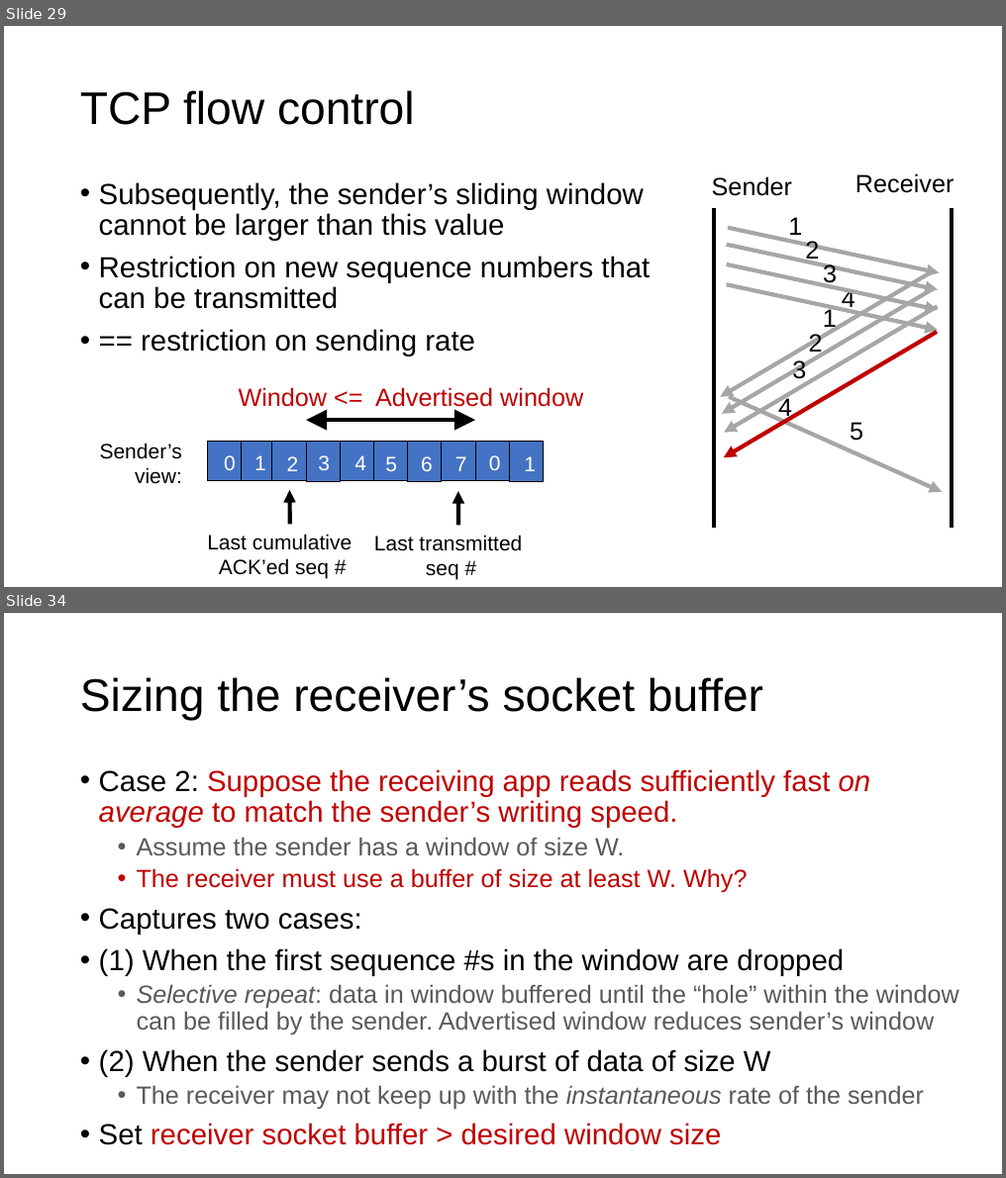
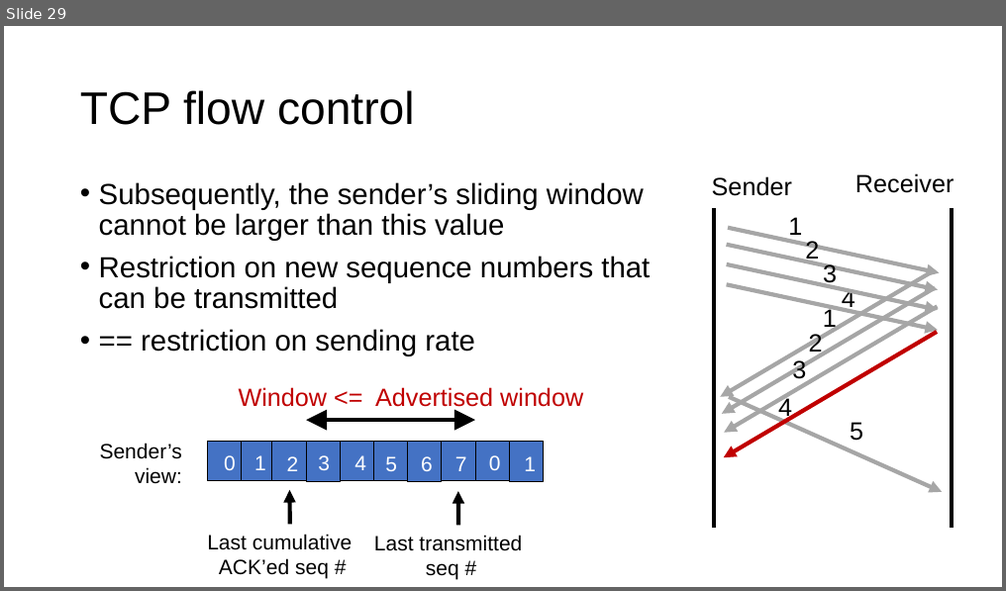
Before and after one commit to ngsrinivas/coursegen, a slide deck: ex/352-F24/staging/352-F24/lectures/15-tp-ordering-flowcontrol.pptx. Shown one above the other, each under a label of ours: slides 29 and 34 before the commit, slide 29 after it; the slides between them are not shown. The pictures are 1006x1178 and 1006x591 pixels, drawn with LibreOffice and Linux fonts; fonts in the diff are those of the drawing. Boxes give left, top, right and bottom in pixels: in the first picture for what was removed or moved away, otherwise in the second. Text is boxed around its words. In the diff, an @@ line names an element or a change of style, - is before the commit and + after.

```diff
--- a/ex/352-F24/staging/352-F24/lectures/15-tp-ordering-flowcontrol.pptx
+++ b/ex/352-F24/staging/352-F24/lectures/15-tp-ordering-flowcontrol.pptx
@@ slide 34 removed at (4, 613, 1002, 1174), background #FFFFFF @@
@@ title removed at (80, 677, 763, 721) @@
-Sizing the receiver’s socket buffer
@@ text removed at (99, 769, 959, 1146) @@
-• Case 2: Suppose the receiving app reads sufficiently fast on average to match the sender’s writing speed.
-  • Assume the sender has a window of size W.
-  • The receiver must use a buffer of size at least W. Why?
-• Captures two cases:
-• (1) When the first sequence #s in the window are dropped
-  • Selective repeat: data in window buffered until the “hole” within the window can be filled by the sender. Advertised window reduces sender’s window
-• (2) When the sender sends a burst of data of size W
-  • The receiver may not keep up with the instantaneous rate of the sender
-• Set receiver socket buffer > desired window size
```
Also in this commit, not shown: 6 other slides removed, 4 other files.
